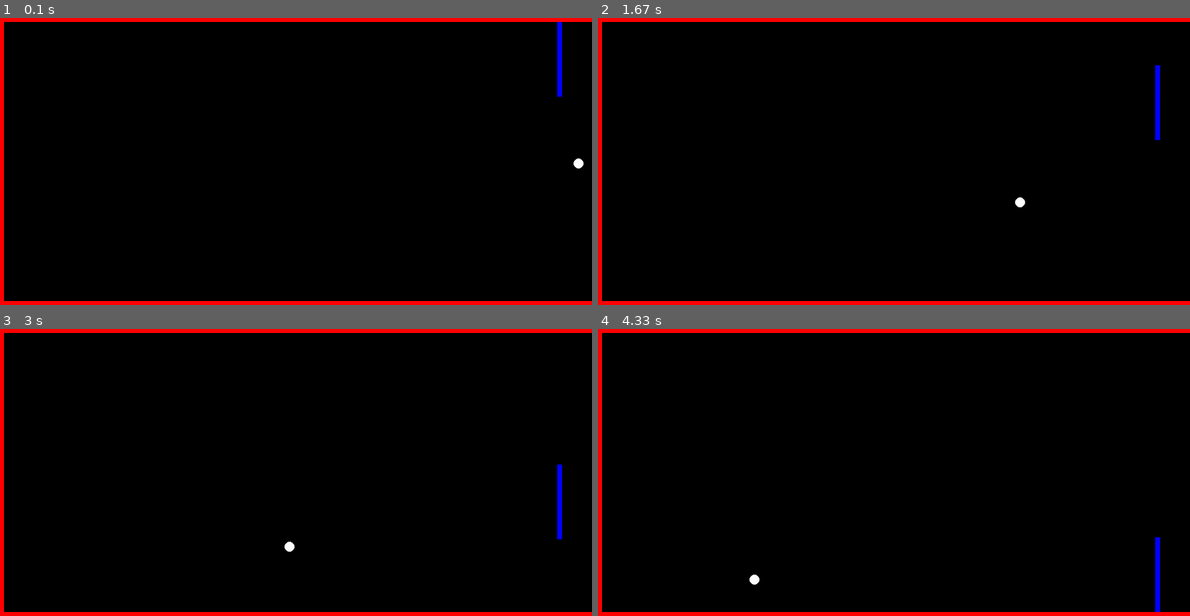
Above: before the commit, frames 1-4 (two rows, left to right).
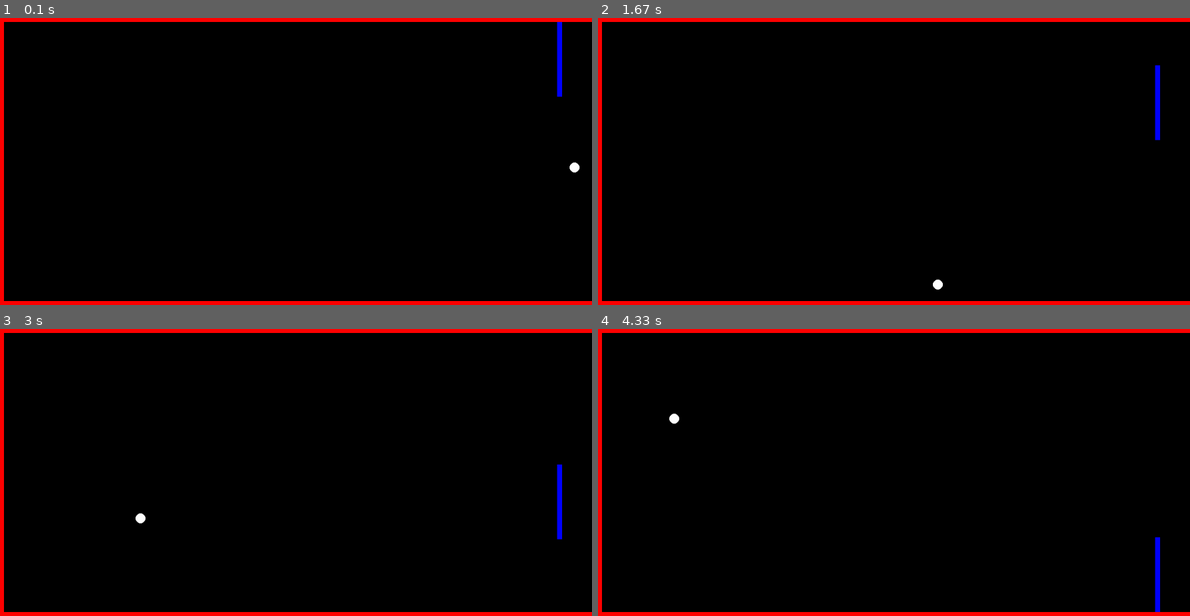
Above: after the commit, the same moments.

Repository: Wombatlord/PygamePong
Game: pygame game, started from pong.py
The game is run twice, just before and just after one commit, with the same random seed, the same clock (stepped at 60 frames per second) and the same inputs.
Inputs (mouse positions are in pixels of both pictures, inside the frame that each line leads up to):
- Up to frame 1 (0.1 s): no input
- Up to frame 2 (1.67 s): click (888, 161) at 0.38 s; click (947, 227) at 0.72 s; click (1107, 267) at 1.05 s; click (751, 101) at 1.38 s
- Up to frame 3 (3 s): click (290, 509) at 1.72 s; click (207, 409) at 2.05 s; click (503, 549) at 2.38 s; click (100, 501) at 2.72 s
- Up to frame 4 (4.33 s): click (716, 415) at 3.05 s; click (751, 524) at 3.38 s; click (1107, 541) at 3.72 s; click (710, 584) at 4.05 s

The runs differ from the first frame. In frame 1, less than 0.1% of the frame differs, in the area x 96-99%, y 48-54%; in frame 2, 0.1%; in frame 3, 0.1%, in the area x 22-50%, y 64-78%; in frame 4, 0.1%.

Commit message:
Fixed indecisive ball rebounds.

Diff:
--- a/pong.py
+++ b/pong.py
@@ -9,7 +9,7 @@
 fgColour = pygame.Color("red")
 ballColour = pygame.Color("white")
 paddleColour = pygame.Color("blue")
-velocity = 200
+velocity = 300
 
 pygame.init()
 
@@ -99,9 +99,12 @@
         hasCollided = self.getHitBox().colliderect(paddle.getHitBox())
         horizontalOutOfBounds = newX < BORDER + Ball.RADIUS
 
-        if horizontalOutOfBounds or hasCollided:
+        if horizontalOutOfBounds:
             self.vx = -self.vx
             newX = self.x + timeSinceLastUpdate * self.vx
+
+        if hasCollided:
+            self.vx = -abs(self.vx)
 
         if newY < BORDER + Ball.RADIUS or newY > HEIGHT - BORDER - Ball.RADIUS:
             self.vy = -self.vy
@@ -112,7 +115,7 @@
 
 
 paddlePlay = Paddle(WIDTH - BORDER * 3 - Paddle.WIDTH, HEIGHT // 2 - Paddle.HEIGHT // 2)
-ballPlay = Ball(WIDTH - Ball.RADIUS, HEIGHT // 2, - velocity, 50)
+ballPlay = Ball(WIDTH - Ball.RADIUS, HEIGHT // 2, - velocity, 150)
 screen = pygame.display.set_mode((WIDTH, HEIGHT))
 
 while True:
